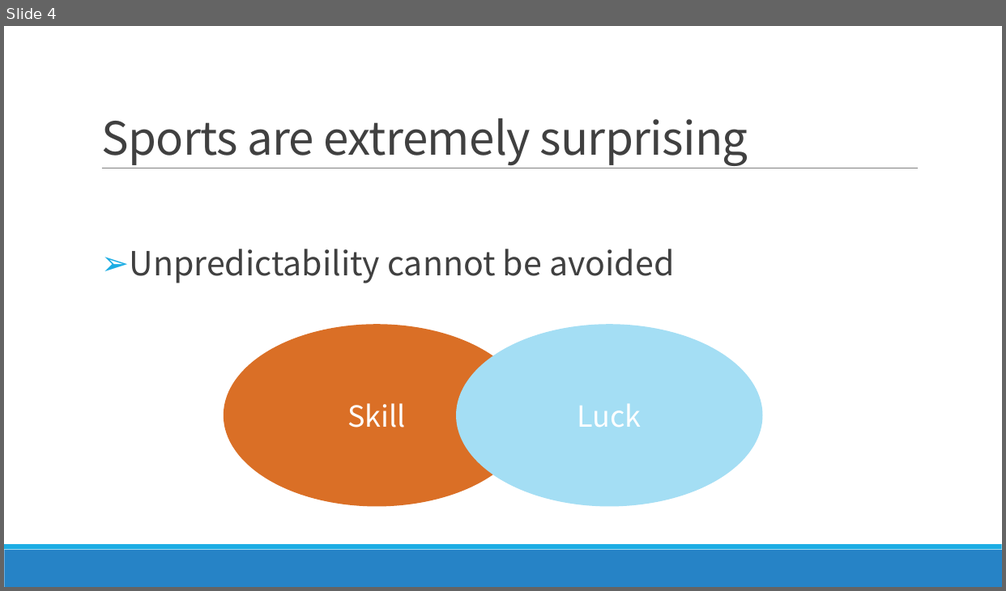
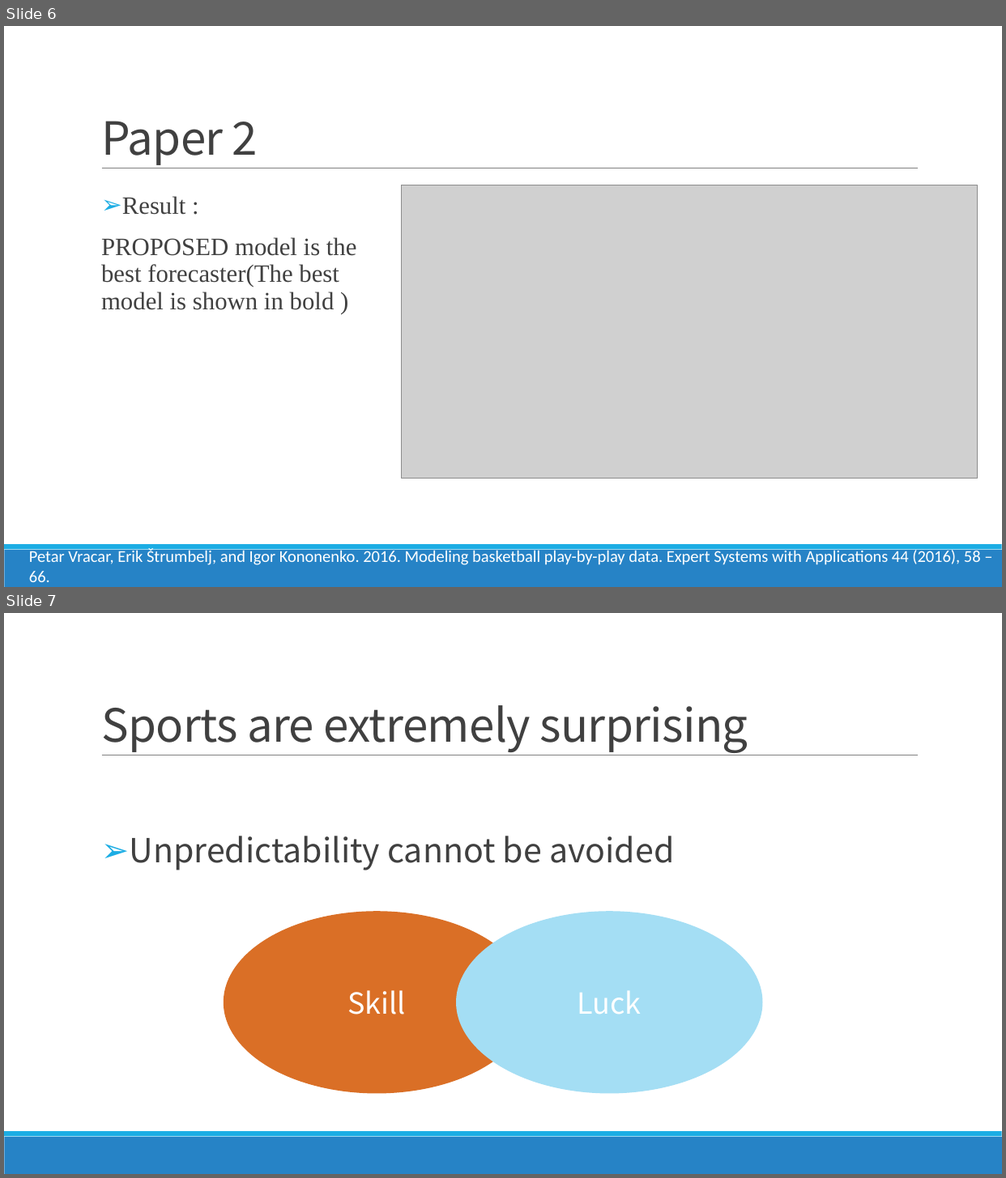
Before and after one commit to FindNorthStar/DataMining, a slide deck: homework_1/Luck is Hard to Beat The Difficulty of Sports Prediction.pptx. Shown one above the other, each under a label of ours: slide 4 before the commit, slides 6 and 7 after it. The pictures are 1006x591 and 1006x1178 pixels, drawn with LibreOffice and Linux fonts; fonts in the diff are those of the drawing; grey boxes stand for pictures. Boxes give left, top, right and bottom in pixels: in the first picture for what was removed or moved away, otherwise in the second. Text is boxed around its words. In the diff, an @@ line names an element or a change of style, - is before the commit and + after.

Commit message:
Update the ppt (Paper1 & Paper 2)

```diff
--- a/homework_1/Luck is Hard to Beat The Difficulty of Sports Prediction.pptx
+++ b/homework_1/Luck is Hard to Beat The Difficulty of Sports Prediction.pptx
@@ slide 6 added at <box>4,26,1002,587</box>, background #FFFFFF; not listed: 3 template elements that a slide beside it also shows @@
@@ title added at <box>101,121,258,165</box>, 44 pt, text #404040 @@
+Paper 2
@@ picture added at <box>402,186,978,479</box> @@
@@ text added at <box>101,196,357,310</box>, 24 pt, text #404040 @@
+➢ Result :
+PROPOSED model is the best forecaster(The best model is shown in bold )
@@ text added at <box>29,548,981,582</box>, 16 pt, text #FFFFFF @@
+Petar Vracar, Erik Štrumbelj, and Igor Kononenko. 2016. Modeling basketball play-by-play data. Expert Systems with Applications 44 (2016), 58 – 66.
@@ what was slide 4 is now slide 7 @@
```
Also in this commit, not shown: 1 slide changed, 4 other slides added, 2 slides removed.
